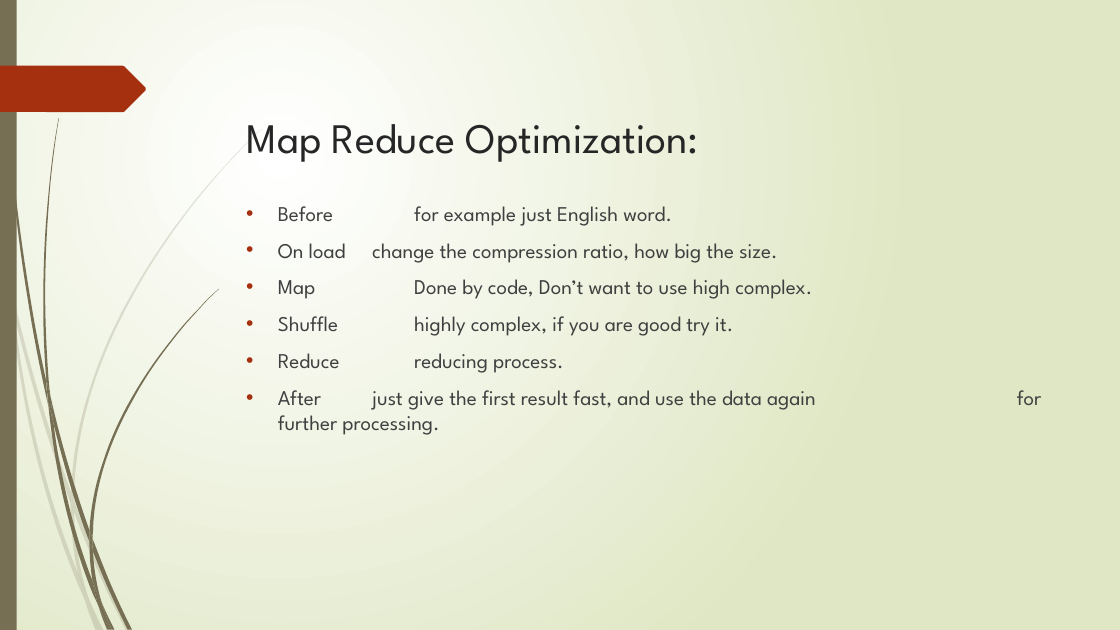
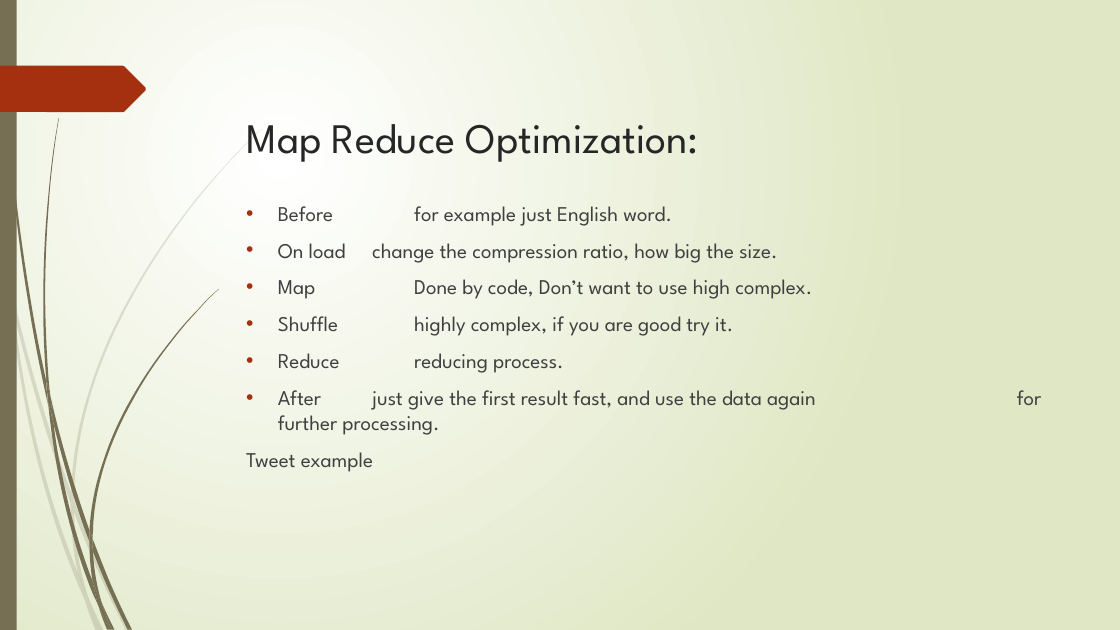
Before and after one commit to saeidmotevali/03-Hive-PigHadoopWorkshop, a slide deck: slide 4 of Pig and Hive.pptx. Drawn at 1120x630 pixels with LibreOffice and Linux fonts; fonts in the diff are those of the drawing. Boxes give left, top, right and bottom in pixels: in the first picture for what was removed or moved away, otherwise in the second. Text is boxed around its words. In the diff, an @@ line names an element or a change of style, - is before the commit and + after.

```diff
--- a/Pig and Hive.pptx
+++ b/Pig and Hive.pptx
@@ text at box(246, 452, 373, 472): paragraph added @@
+Tweet example
```
Also in this commit, not shown: 3 other slides changed, 1 slide added, 3 other files.
